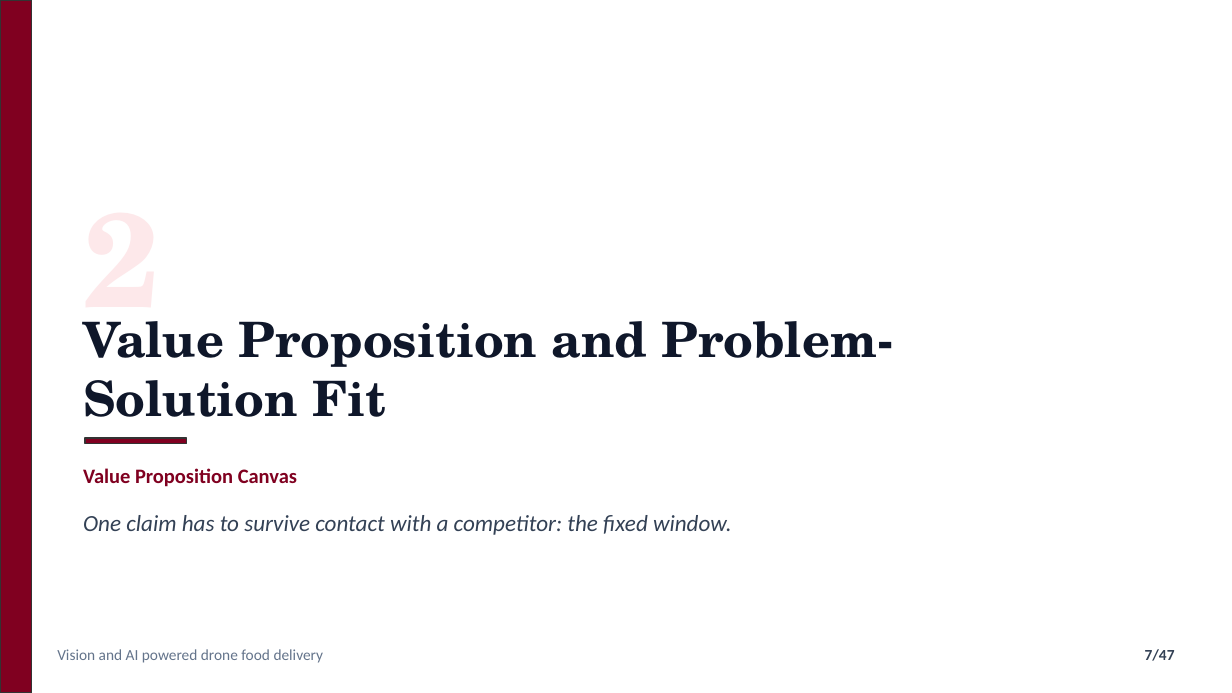
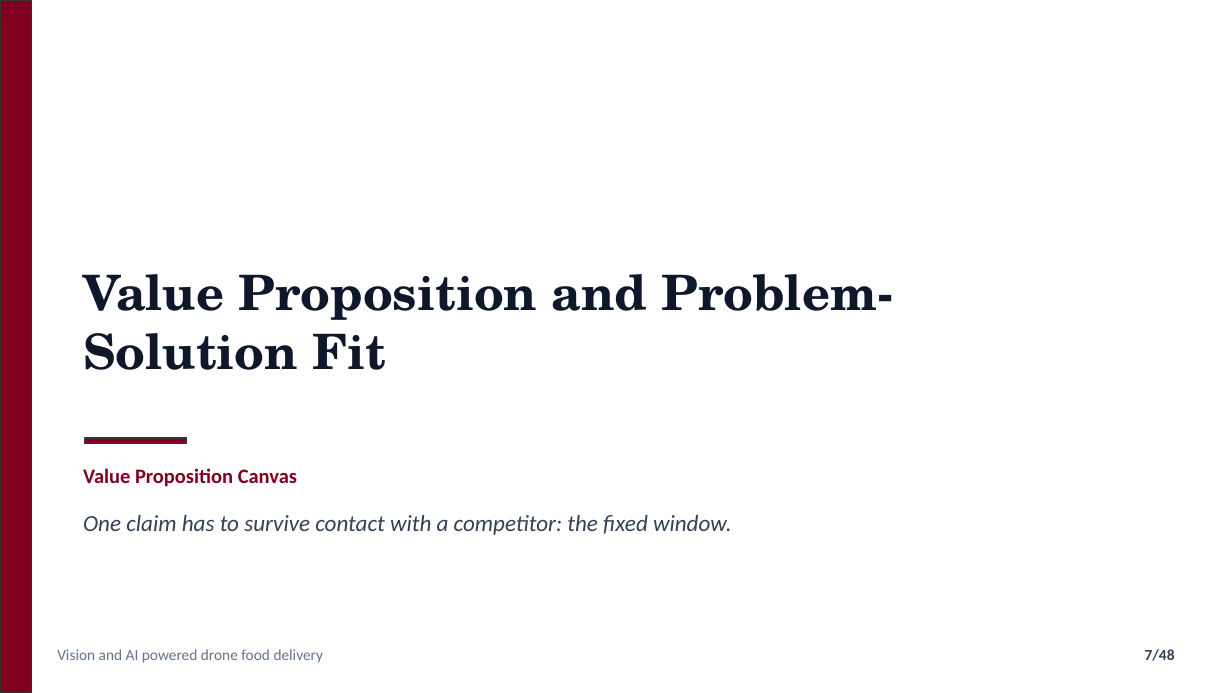
Before and after one commit to nafiskabbo/presentation-hum, a slide deck: slide 7 of output/AeroSetu_Group_Presentation-v1.pptx. Drawn at 1232x693 pixels with LibreOffice and Linux fonts; fonts in the diff are those of the drawing. Boxes give left, top, right and bottom in pixels: in the first picture for what was removed or moved away, otherwise in the second. Text is boxed around its words. In the diff, an @@ line names an element or a change of style, - is before the commit and + after.

```diff
--- a/output/AeroSetu_Group_Presentation-v1.pptx
+++ b/output/AeroSetu_Group_Presentation-v1.pptx
@@ text "Value Proposition and Problem-Solution Fit": place and size @@
-text "Value Proposition and Problem-Solution Fit" at (83, 321, 893, 417)
+text "Value Proposition and Problem-Solution Fit" at (83, 274, 893, 370)
@@ text "Value Proposition and Problem-Solution Fit" at (83, 274, 893, 370): vertical alignment top to middle @@
@@ text removed at (83, 321, 160, 351) @@
-2
@@ page number at (1145, 649, 1175, 661): text changed @@
-7/47
+7/48
```
Also in this commit, not shown: 13 other slides changed, 2 slides added, 1 slide removed, 5 other files.
